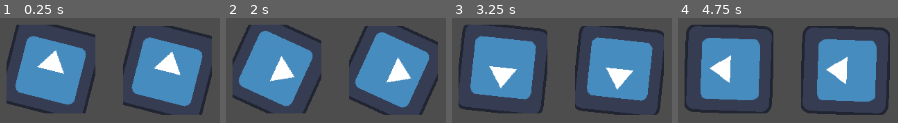
Above: before the commit, frames 1-4 (left to right).
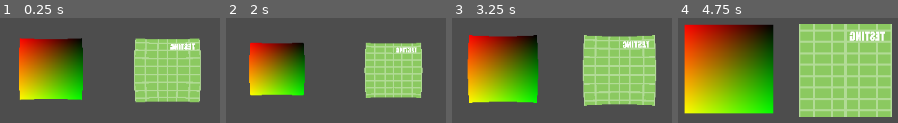
Above: after the commit, the same moments.

Repository: stanroy/godot-shader-fun
Game: Godot game, scene res://2d/2d_test_scene.tscn
The game is run twice, just before and just after one commit, with the same random seed, the same clock (stepped at 60 frames per second) and the same inputs. The engine's default icon, where the game draws it, is replaced by a stand-in: a white triangle on a blue panel in a dark square.
Inputs (mouse positions are in pixels of both pictures, inside the frame that each line leads up to):
- Up to frame 1 (0.25 s): no input
- Up to frame 2 (2 s): move the mouse to (outside the picture) at 0.52 s; move the mouse to (outside the picture) at 1.27 s
- Up to frame 3 (3.25 s): move the mouse to (outside the picture) at 2.02 s; move the mouse to (outside the picture) at 2.77 s
- Up to frame 4 (4.75 s): move the mouse to (outside the picture) at 3.52 s; move the mouse to (outside the picture) at 4.27 s

The runs differ from the first frame. In frame 1, 41% of the frame differs, in the area x 3-97%, y 6-93%; in frame 2, 37%; in frame 3, 48%; in frame 4, 72%, in the area x 2-98%, y 5-95%.

Commit message:
self study exercise2, breathing, rotation, mirror

Diff:
--- a/2d/2d_test_scene.tscn
+++ b/2d/2d_test_scene.tscn
@@ -1,8 +1,9 @@
-[gd_scene load_steps=8 format=3 uid="uid://bxor003kc0cd3"]
+[gd_scene load_steps=9 format=3 uid="uid://bxor003kc0cd3"]
 
 [ext_resource type="Script" uid="uid://6ep8aclsjc4k" path="res://2d/2d_test_scene.gd" id="1_s8b5x"]
 [ext_resource type="Shader" uid="uid://b38pteacj17tj" path="res://2d/chapter05-4.gdshader" id="2_s8b5x"]
-[ext_resource type="Shader" uid="uid://dog0d2d322mjd" path="res://2d/self_study/rotation.gdshader" id="3_nlo6c"]
+[ext_resource type="Shader" uid="uid://b5rgls6pxb7ay" path="res://2d/self_study/breathing_rotation_mirror.gdshader" id="3_nlo6c"]
+[ext_resource type="Texture2D" uid="uid://ciwcfet424h03" path="res://testing_texture.png" id="4_hq50k"]
 [ext_resource type="Texture2D" uid="uid://dgq46ljhrda1g" path="res://icon.svg" id="4_oettv"]
 
 [sub_resource type="ShaderMaterial" id="ShaderMaterial_s8b5x"]
@@ -28,10 +29,12 @@
 texture_filter = 1
 material = SubResource("ShaderMaterial_hq50k")
 position = Vector2(253, 80)
-texture = ExtResource("4_oettv")
+scale = Vector2(0.13, 0.13)
+texture = ExtResource("4_hq50k")
 
 [node name="Sprite2D2" type="Sprite2D" parent="."]
 texture_filter = 1
 material = SubResource("ShaderMaterial_hq50k")
+instance_shader_parameters/see_uv = true
 position = Vector2(85, 78)
 texture = ExtResource("4_oettv")
--- /dev/null
+++ b/2d/gradient.gdshader
@@ -0,0 +1,32 @@
+shader_type canvas_item;
+
+instance uniform bool see_uvs;
+uniform vec3 col1: source_color;
+uniform vec3 col2: source_color;
+
+
+float ease_out_elastic(float x) {
+	float c4 = (2.*PI) / 3.;
+
+	if(x == 0.){
+		return 0.;
+	} else if (x == 1.){
+		return 1.;
+	} else {
+		return pow(2.,-10.*x) * sin((x*10. - 0.75) * c4) + 1.;
+	}
+
+}
+
+
+void fragment(){
+
+	float t = sin(TIME);
+	vec3 gradient = mix(col1,col2,t);
+
+	COLOR = vec4(gradient.rgb,1.0);
+
+	if(see_uvs) {
+		COLOR = vec4(UV.x, UV.y, 0.0,1.0);
+	}
+}
--- /dev/null
+++ b/2d/self_study/breathing_rotation_mirror.gdshader
@@ -0,0 +1,43 @@
+shader_type canvas_item;
+
+
+instance uniform bool see_uv = false;
+
+void fragment() {
+    vec2 st = UV;
+	float angle = TIME;
+
+	// center uv
+	st -= 0.5;
+
+	// flip uvs horizontally (in centered uv system)
+	st.x *= -1.0;
+
+
+	// scale
+	float value = sin(TIME) * 3.5 + 3.5; // 3.5 to shape the sin function, * 3.5 affects the peak of the sin function, + 3.5 affects the range
+	float magnitude = 1. - (st.x*st.x) + (st.y*st.y); // magnitude of a vector to apply effect only on the edges of the sprite
+	st *= 1. + ((magnitude * .1) * value);
+
+	// rotation
+	//vec2 rotated_uvs = vec2(st.x * cos(angle) - st.y * sin(angle),st.x * sin(angle) + st.y * cos(angle));
+	//st = rotated_uvs;
+
+
+	// uncenter
+	st += 0.5;
+
+
+	if(st.x > 1.0 || st.x < 0.0 || st.y > 1.0 || st.y < 0.0){
+		// discard pixels outside of 0->1 range, which appear during rotation
+		discard;
+	}
+
+
+	COLOR = texture(TEXTURE,st);
+
+
+	if(see_uv){
+		COLOR = vec4(st,0.0,1.0);
+	}
+}
--- /dev/null
+++ b/2d/self_study/case_effect_order.gdshader
@@ -0,0 +1,29 @@
+shader_type canvas_item;
+
+instance uniform bool see_uv = false;
+
+void fragment() {
+    vec2 st = UV;
+	float angle = -45.0;
+
+	st -= 0.5;
+
+
+	//st.x *= -1.0;
+	// rotation
+	vec2 rotated_uvs = vec2(st.x * cos(angle) - st.y * sin(angle),st.x * sin(angle) + st.y * cos(angle));
+	st = rotated_uvs;
+
+	st += 0.5;
+
+	if(st.x > 1.0 || st.x < 0.0 || st.y > 1.0 || st.y < 0.0){
+		// discard pixels outside of 0->1 range, which appear during rotation
+		discard;
+	}
+
+	COLOR = texture(TEXTURE,st);
+
+	if(see_uv){
+		COLOR = vec4(st,0.0,1.0);
+	}
+}
Not shown, added: 2d/gradient.gdshader.uid
Not shown, added: 2d/self_study/breathing_rotation_mirror.gdshader.uid
Not shown, added: 2d/self_study/case_effect_order.gdshader.uid
Binary file added: testing_texture.png
Not shown, added: testing_texture.png.import
